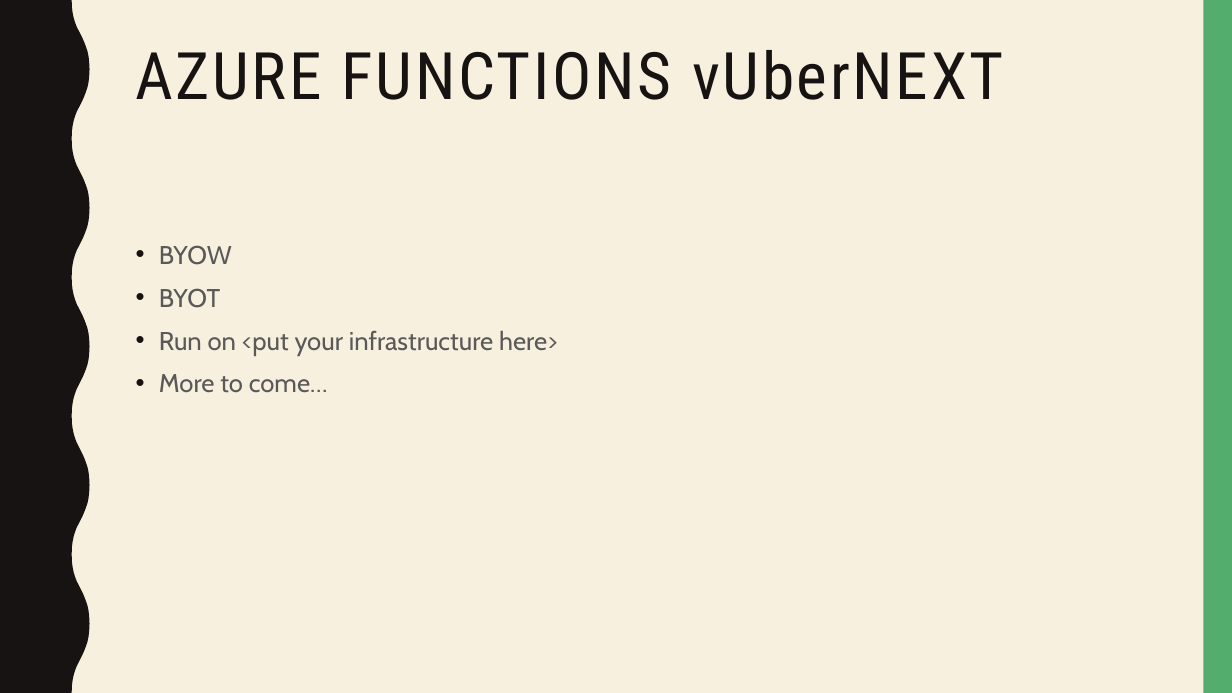
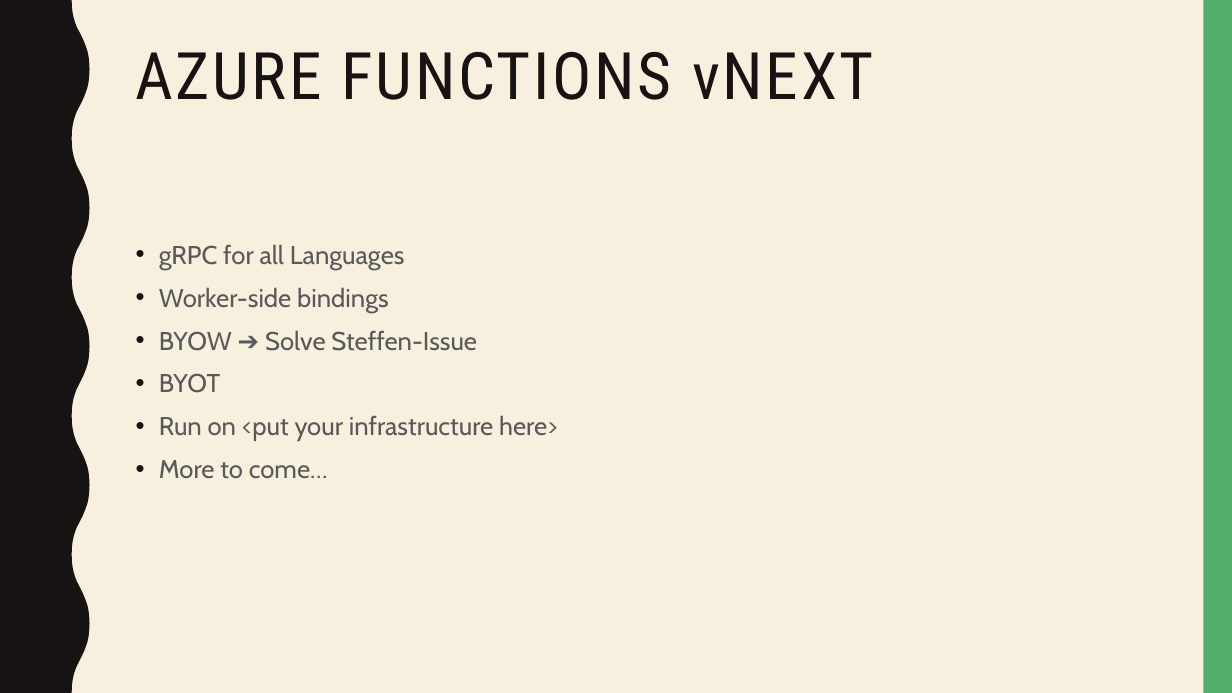
Before and after one commit to dersia/presentations, a slide deck: slide 8 of AzureFunctionsDeepDive.pptx. Drawn at 1232x693 pixels with LibreOffice and Linux fonts; fonts in the diff are those of the drawing. Boxes give left, top, right and bottom in pixels: in the first picture for what was removed or moved away, otherwise in the second. Text is boxed around its words. In the diff, an @@ line names an element or a change of style, - is before the commit and + after.

```diff
--- a/AzureFunctionsDeepDive.pptx
+++ b/AzureFunctionsDeepDive.pptx
@@ title at [136,52,873,100]: text changed @@
-AZURE FUNCTIONS vUberNEXT
+AZURE FUNCTIONS vNEXT
@@ text at [159,244,477,351]: text changed @@
-• BYOW
+• gRPC for all Languages
+• Worker-side bindings
+• BYOW ➔ Solve Steffen-Issue
```
Also in this commit, not shown: 9 other slides changed, 1 slide added.
